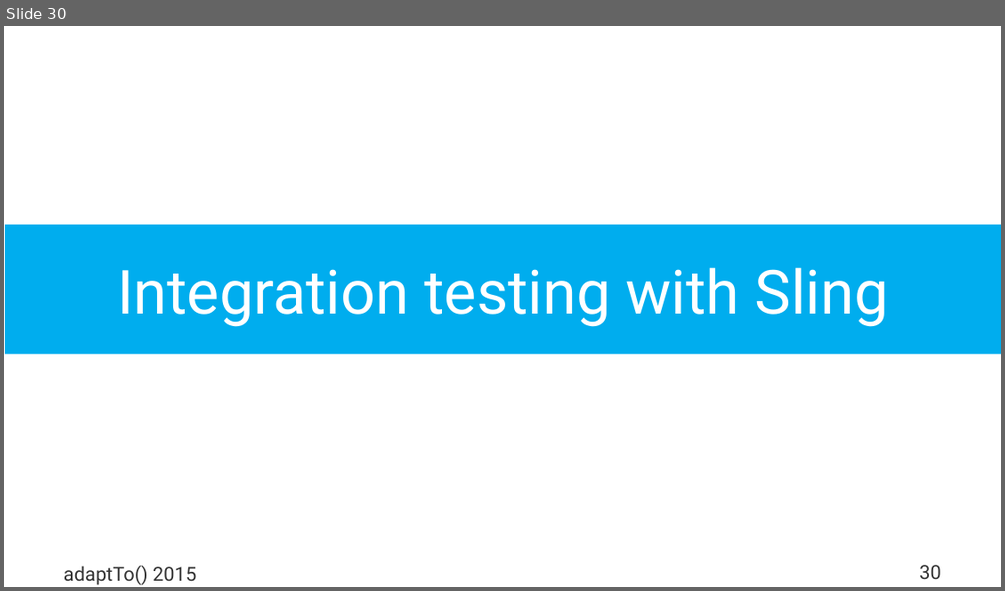
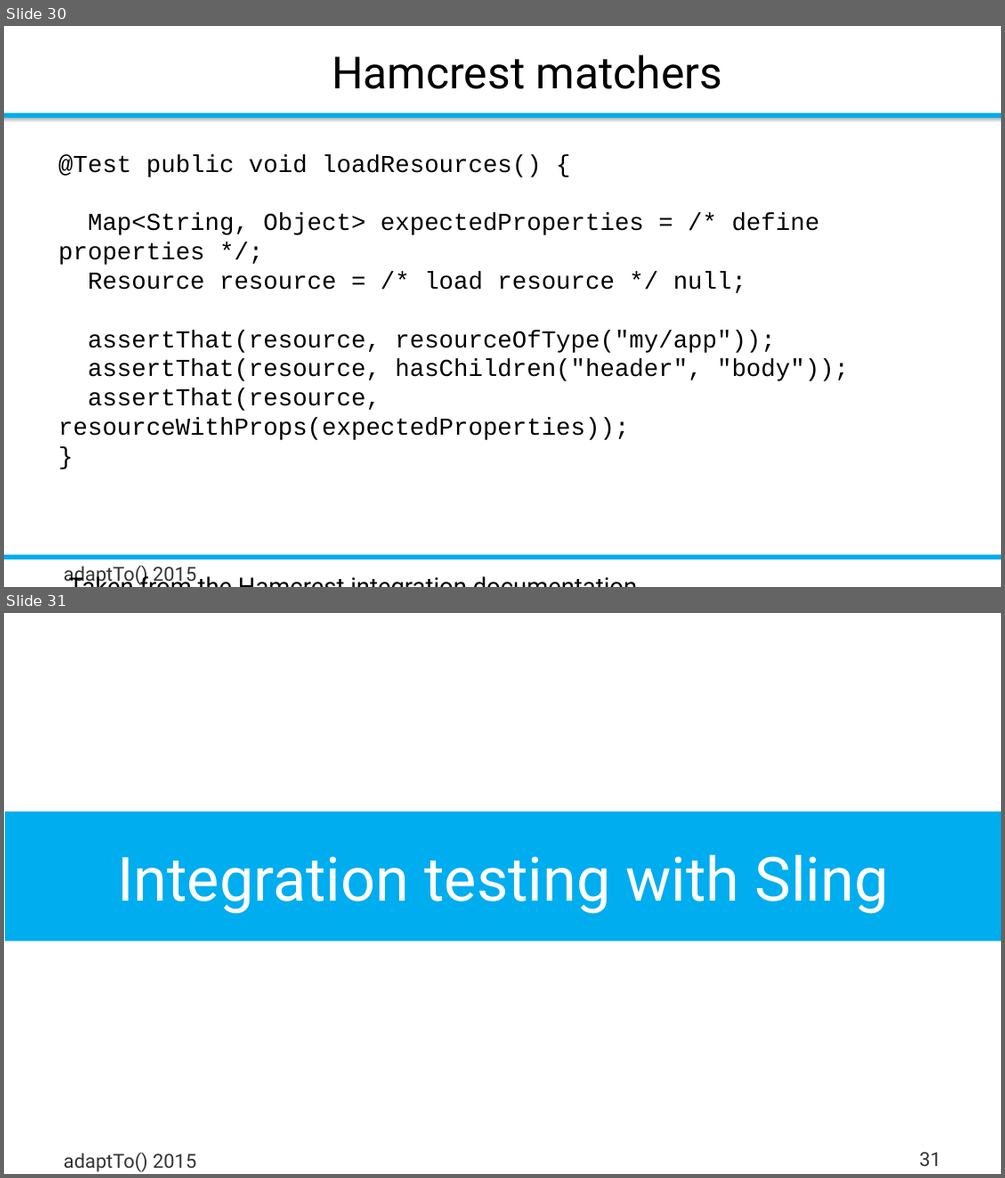
Before and after one commit to rombert/talks, a slide deck: adaptTo2015/How_Do_I_Test_My_Sling_Application-Robert_Munteanu.odp. Shown one above the other, each under a label of ours: slide 30 before the commit, slides 30 and 31 after it. The pictures are 1005x591 and 1005x1178 pixels, drawn with LibreOffice and Linux fonts; fonts in the diff are those of the drawing; background and template pictures are left out. Boxes give left, top, right and bottom in pixels: in the first picture for what was removed or moved away, otherwise in the second. Text is boxed around its words. In the diff, an @@ line names an element or a change of style, - is before the commit and + after.

Commit message:
adaptTo2015: Final(?) version of edited slides

```diff
--- a/adaptTo2015/How_Do_I_Test_My_Sling_Application-Robert_Munteanu.odp
+++ b/adaptTo2015/How_Do_I_Test_My_Sling_Application-Robert_Munteanu.odp
@@ slide 30 added at (4,26,1001,587), background #FFFFFF @@
@@ title added at (332,54,722,89), 32 pt, text #000000 @@
+Hamcrest matchers
@@ rectangle added at (4,118,1001,123), fill gradient #B8B8B8 to #FFFFFF @@
@@ rectangle added at (4,112,1001,118), fill #00ADEE @@
@@ text added at (58,154,849,440), 17.6 pt, text #000000 @@
+@Test public void loadResources() {
+Map<String, Object> expectedProperties = /* define properties */;
+Resource resource = /* load resource */ null;
+assertThat(resource, resourceOfType("my/app"));
+assertThat(resource, hasChildren("header", "body"));
+assertThat(resource, resourceWithProps(expectedProperties));
+}
+Taken from the Hamcrest integration documentation.
@@ rectangle added at (4,555,1001,559), fill #00ADEE @@
@@ text added at (64,565,196,587), 14 pt, text #333333 @@
+adaptTo() 2015
@@ what was slide 30 is now slide 31 @@
@@ page number at (919,1151,940,1166): text changed @@
-30
+31
```
Also in this commit, not shown: 4 slides changed.
